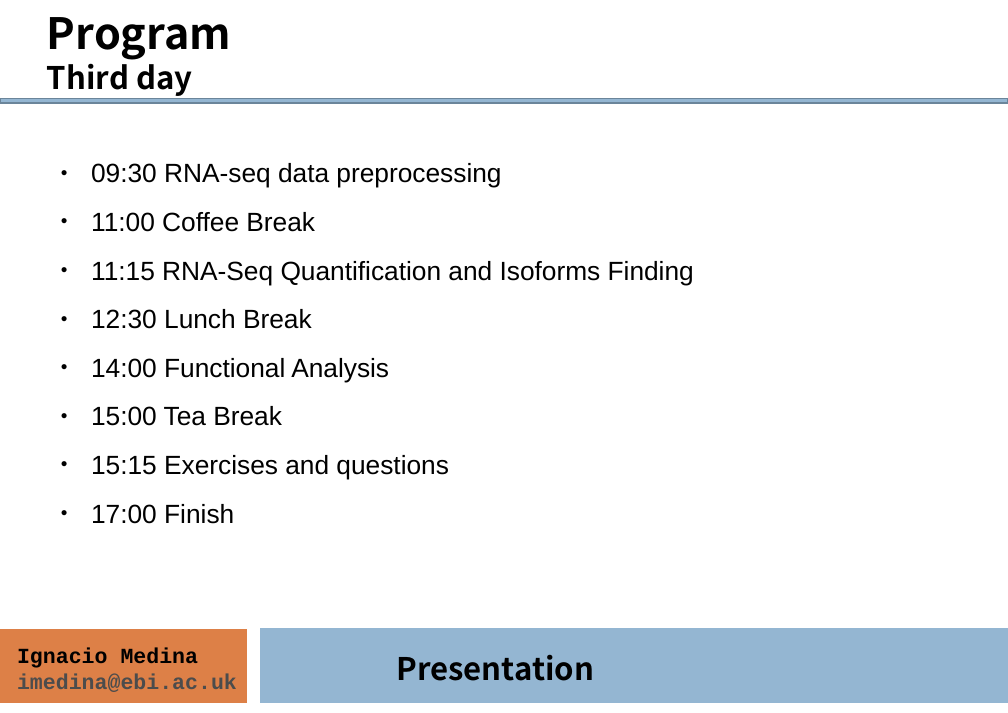
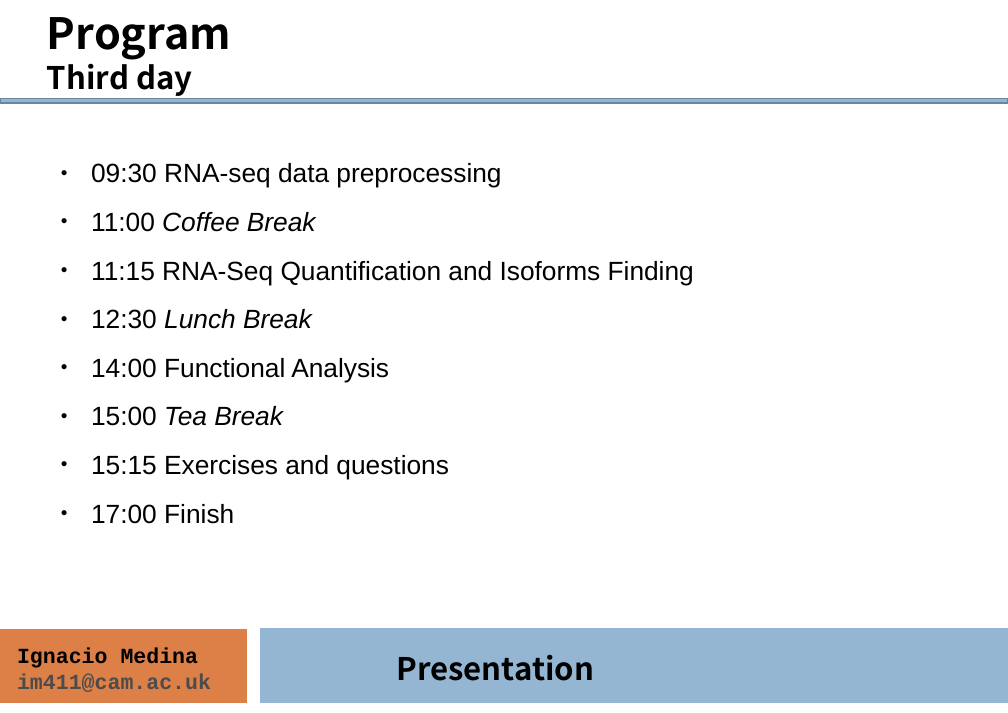
Before and after one commit to ngs-course/ngs-course.github.io, a slide deck: slide 7 of Course_Materials/presentation/presentation_mda15.odp. Drawn at 1008x713 pixels with LibreOffice and Linux fonts; fonts in the diff are those of the drawing. Boxes give left, top, right and bottom in pixels: in the first picture for what was removed or moved away, otherwise in the second. Text is boxed around its words. In the diff, an @@ line names an element or a change of style, - is before the commit and + after.

Commit message:
presentation: minor changes and formatting

```diff
--- a/Course_Materials/presentation/presentation_mda15.odp
+++ b/Course_Materials/presentation/presentation_mda15.odp
@@ text at (91,212,316,426): italic on in "Coffee Break", "Lunch Break", "Tea Break" @@
@@ text at (17,674,211,692): text changed @@
-imedina@ebi.ac.uk
+im411@cam.ac.uk
```
Also in this commit, not shown: 11 other slides changed, 1 other file.
